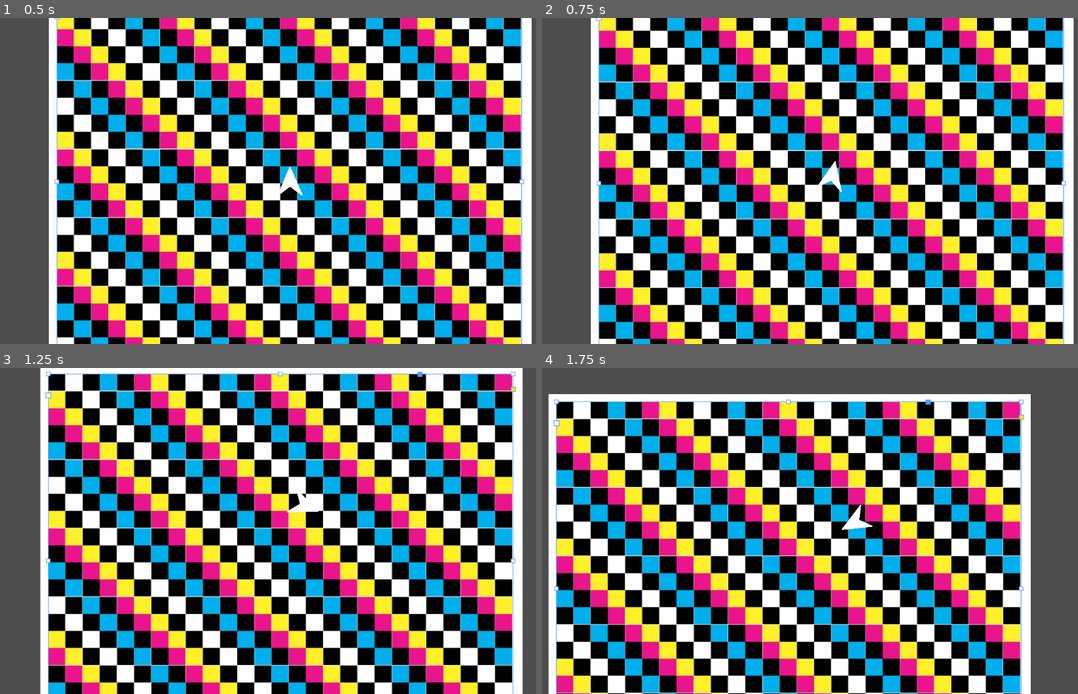
Above: before the commit, frames 1-4 (two rows, left to right).
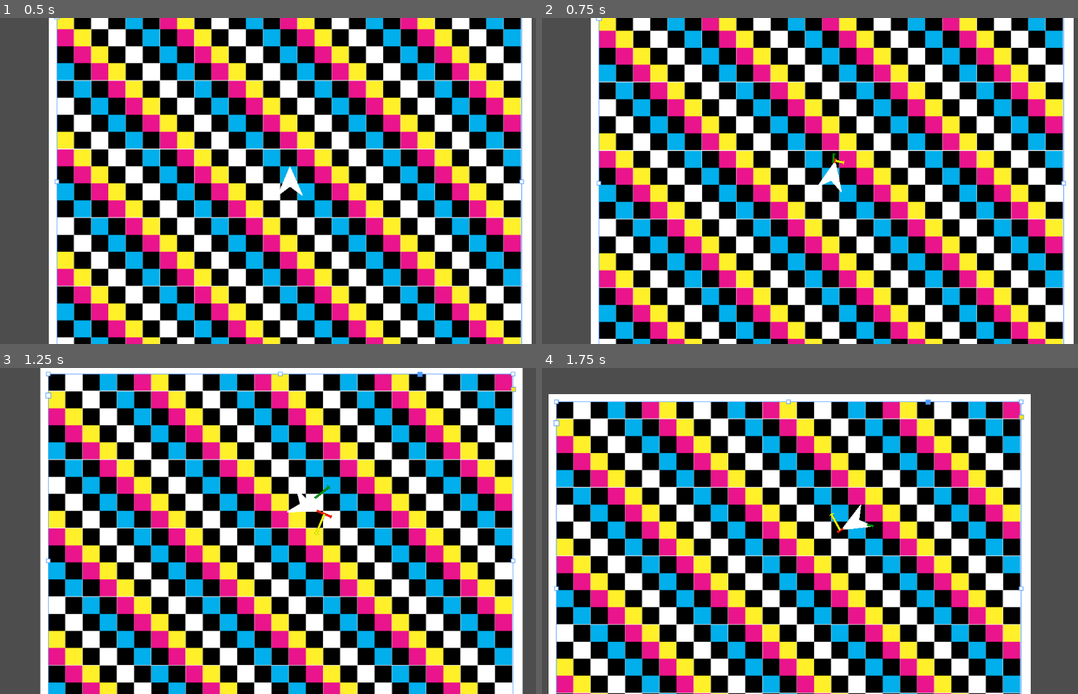
Above: after the commit, the same moments.

Repository: ParadoxArcher/Angle_Advantage
Game: Godot game, scene res://Scenes/GameScene.tscn
Two runs of this game, one before a commit and one after it. Both use one fixed random seed, a clock stepped at 60 frames per second and the inputs below.
Inputs:
- Up to frame 1 (0.5 s): no input
- Up to frame 2 (0.75 s): tap Enter at 0.5 s; hold D (RotateRight) from 0.53 s (still down); hold W (Boost) from 0.53 s (still down)
- Up to frame 3 (1.25 s): keep holding D (RotateRight); keep holding W (Boost)
- Up to frame 4 (1.75 s): release D (RotateRight) at 1.28 s; release W (Boost) at 1.28 s; hold S (Back) from 1.28 s (still down); tap W (Boost) at 1.35 s

Frame 1 is identical in both runs. In frame 2, less than 0.1% of the frame differs, in the area x 54-57%, y 41-46%; in frame 3, less than 0.1%, in the area x 58-63%, y 35-52%; in frame 4, less than 0.1%.
Error before the commit: Invalid assignment of property or key 'visible' with value of type 'bool' on a base object of type 'Sprite2D'. (res://Scripts/PlayerScript.gd:103)

Commit message:
vault backup: 2025-01-14 20:02:36

Diff:
--- a/zProject Files/Godot/Scripts/PlayerScript.gd
+++ b/zProject Files/Godot/Scripts/PlayerScript.gd
@@ -91,36 +91,34 @@
 #region Markers Variables
 @export var MarkerSize = {"CenterGap": 50, "RotaSpeedGap": 75, "VelLength": .5, "NeutralLength": .35, "RotaSpeedLength": .5} #RotaSpeedGap left unimplemented, intended to slide rota_speed_display along neutral_display
 @export var Markers = [true, false]
-@onready var vel_display = Sprite2D
-@onready var boost_dir_display = Sprite2D
-@onready var rota_speed_display = Sprite2D
+@onready var Displays = {"velocity": $Sprites/VelDisplay, "boost_dir": $Sprites/BoostDirDisplay, "rota_speed": $Sprites/RotaSpeedDisplay}
 #endregion
 
 func _process(_delta):
 		#region Markers
 	if Markers[0]:
 		if not Markers[1]:
-			vel_display.visible = true
-			boost_dir_display.visible = true
-			rota_speed_display.visible = true
+			Displays["velocity"].visible = true
+			Displays["boost_dir"].visible = true
+			Displays["rota_speed"].visible = true
 			Markers[1] = true
 
-		vel_display.scale.x = velocity.length() * MarkerSize["VelLength"] / MaxSpeed[1]
-		vel_display.position = position + (((150 * vel_display.scale.x ) + MarkerSize["CenterGap"] ) * velocity.normalized() ) # 150 is the size of vel_display's sprite's X.length/2
-		vel_display.rotation = velocity.angle()
+		Displays["velocity"].scale.x = velocity.length() * MarkerSize["VelLength"] / MaxSpeed[1]
+		Displays["velocity"].position = position + (((150 * Displays["velocity"].scale.x ) + MarkerSize["CenterGap"] ) * velocity.normalized() ) # 150 is the size of vel_display's sprite's X.length/2
+		Displays["velocity"].rotation = velocity.angle()
 
-		boost_dir_display.scale.x = BoostDecay[0] * MarkerSize["NeutralLength"]
-		boost_dir_display.position = position + ((150 * boost_dir_display.scale.x ) + MarkerSize["CenterGap"] ) * Vector2(cos(rotation), sin(rotation))
-		boost_dir_display.rotation = rotation
+		Displays["boost_dir"].scale.x = BoostDecay[0] * MarkerSize["NeutralLength"]
+		Displays["boost_dir"].position = position + ((150 * Displays["boost_dir"].scale.x ) + MarkerSize["CenterGap"] ) * Vector2(cos(rotation), sin(rotation))
+		Displays["boost_dir"].rotation = rotation
 
-		rota_speed_display.scale.x = RotaSpeed * MarkerSize["RotaSpeedLength"] / MaxRota[1]
-		rota_speed_display.position = boost_dir_display.position + ((150 * rota_speed_display.scale.x ) * Vector2(cos(boost_dir_display.rotation + PI/2), sin(boost_dir_display.rotation + PI/2)) )
-		rota_speed_display.rotation = boost_dir_display.rotation + PI/2
+		Displays["rota_speed"].scale.x = RotaSpeed * MarkerSize["RotaSpeedLength"] / MaxRota[1]
+		Displays["rota_speed"].position = Displays["boost_dir"].position + ((150 * Displays["rota_speed"].scale.x ) * Vector2(cos(Displays["boost_dir"].rotation + PI/2), sin(Displays["boost_dir"].rotation + PI/2)) )
+		Displays["rota_speed"].rotation = Displays["boost_dir"].rotation + PI/2
 
 	elif Markers [1]:
-		vel_display.visible = false
-		boost_dir_display.visible = false
-		rota_speed_display.visible = false
+		Displays["velocity"].visible = false
+		Displays["boost_dir"].visible = false
+		Displays["rota_speed"].visible = false
 		Markers[1] = false
 	#endregion
 
Not shown, changed: .obsidian/workspace.json
